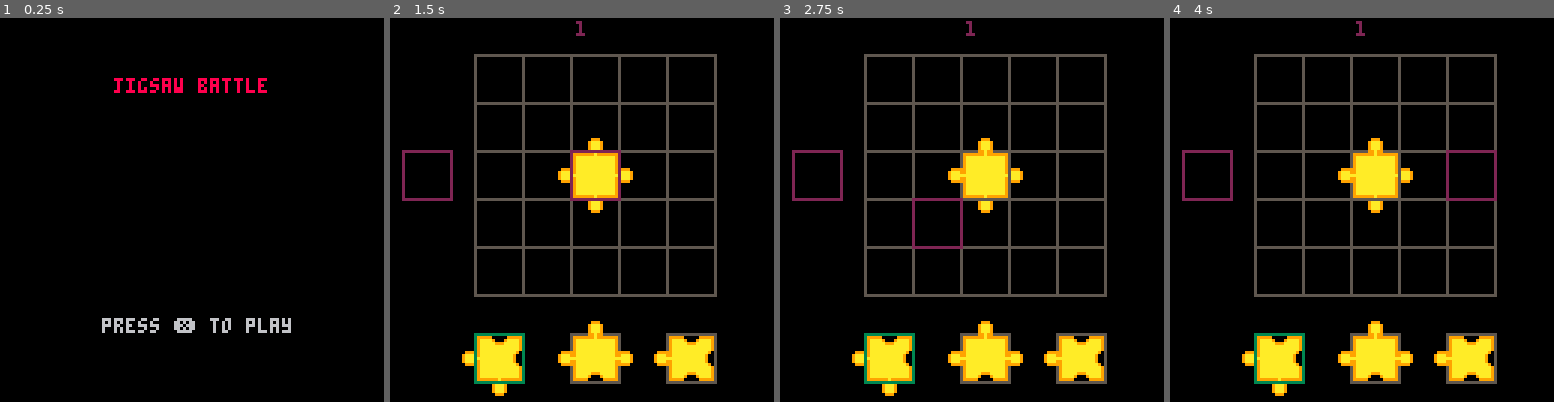
Above: before the commit, frames 1-4 (left to right).
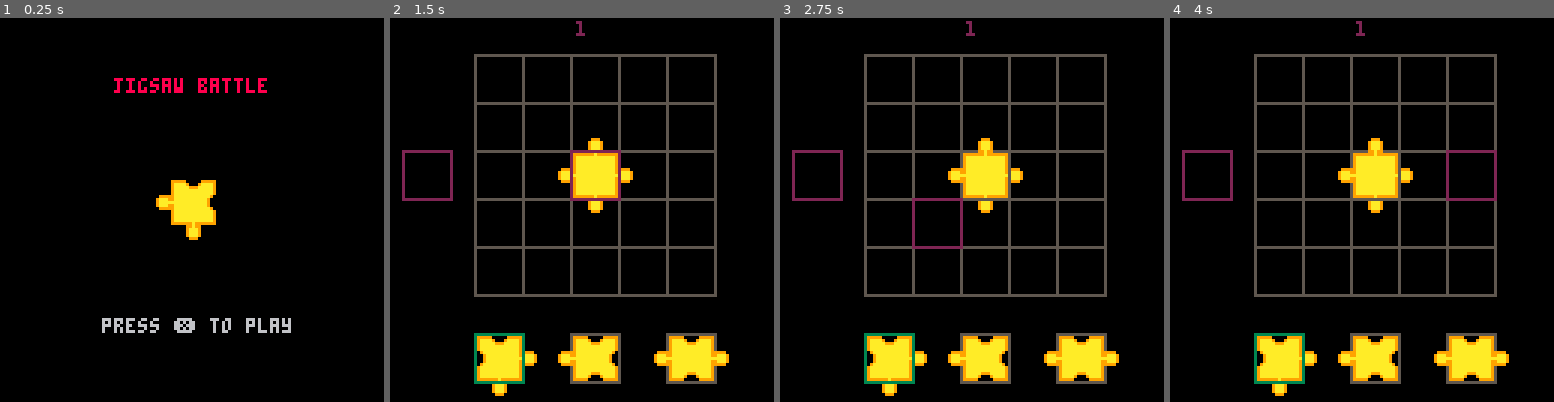
Above: after the commit, the same moments.

Repository: FelixEder/jigsaw-battle
Game: PICO-8 cartridge jigsaw-battle.p8
The game is run twice, just before and just after one commit, with the same random seed, the same clock (stepped at 60 frames per second) and the same inputs.
Inputs:
- Up to frame 1 (0.25 s): no input
- Up to frame 2 (1.5 s): tap X (X key) at 1.07 s
- Up to frame 3 (2.75 s): hold Left 1.97-2.37 s; tap X (X key) at 2.07, 2.4, 2.73 s; hold Down from 2.42 s (still down)
- Up to frame 4 (4 s): release Down at 2.82 s; hold Right 2.87-3.53 s; tap X (X key) at 3.07, 3.4, 3.73 s; hold Up from 3.58 s (still down)

The runs differ from the first frame. In frame 1, 1.6% of the frame differs, in the area x 40-57%, y 42-58%; in frame 2, 1.0%; in frame 3, 1.0%; in frame 4, 1.0%.

Commit message:
Add menu background

Diff:
--- a/jigsaw-battle.p8
+++ b/jigsaw-battle.p8
@@ -236,7 +236,27 @@
 	if (flr(time() % 3) < 2) then
 		printc("press ❎ to play", 100)
 	end
-end
+	draw_menu_sprite()
+end
+
+menu_sprite_timer = 0
+jigsaw = create_random_jigsaw()
+
+function draw_menu_sprite()
+  -- update jigsaw every 10 frames
+  if menu_sprite_timer == 15 then
+    jigsaw = create_random_jigsaw()
+    menu_sprite_timer = 0
+  else
+    menu_sprite_timer += 1
+  end
+
+  -- draw the current jigsaw every frame
+  if jigsaw then
+    render_jigsaw_at(jigsaw, 56, 53, true)
+  end
+end
+
 -->8
 --scene_game
 time_to_place = 30
